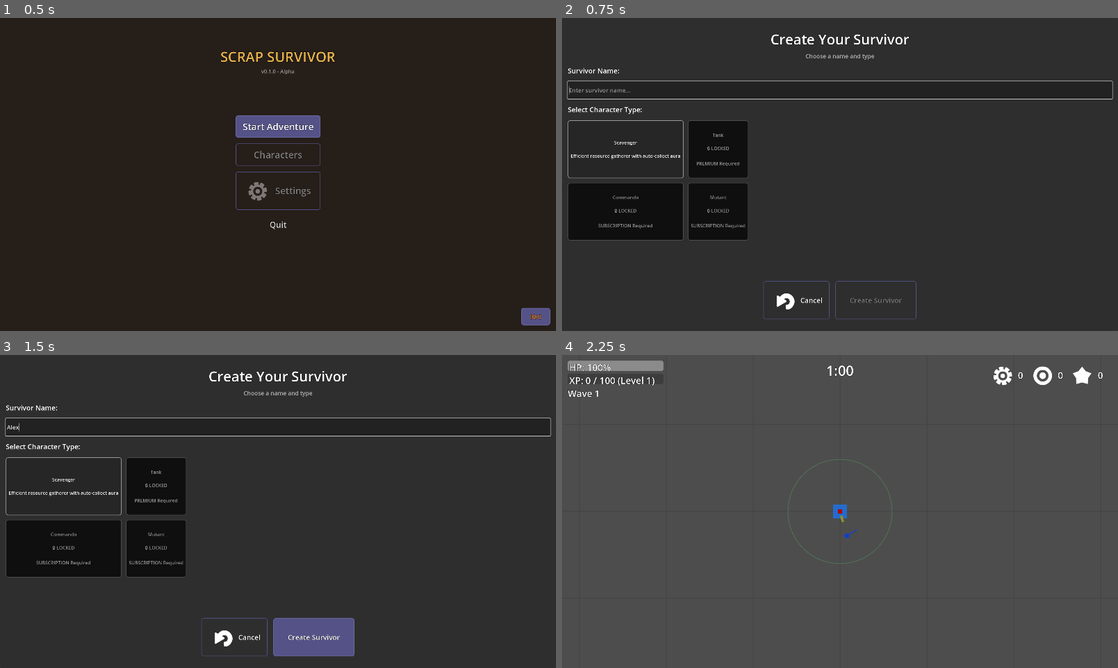
Above: before the commit, frames 1-4 (two rows, left to right).
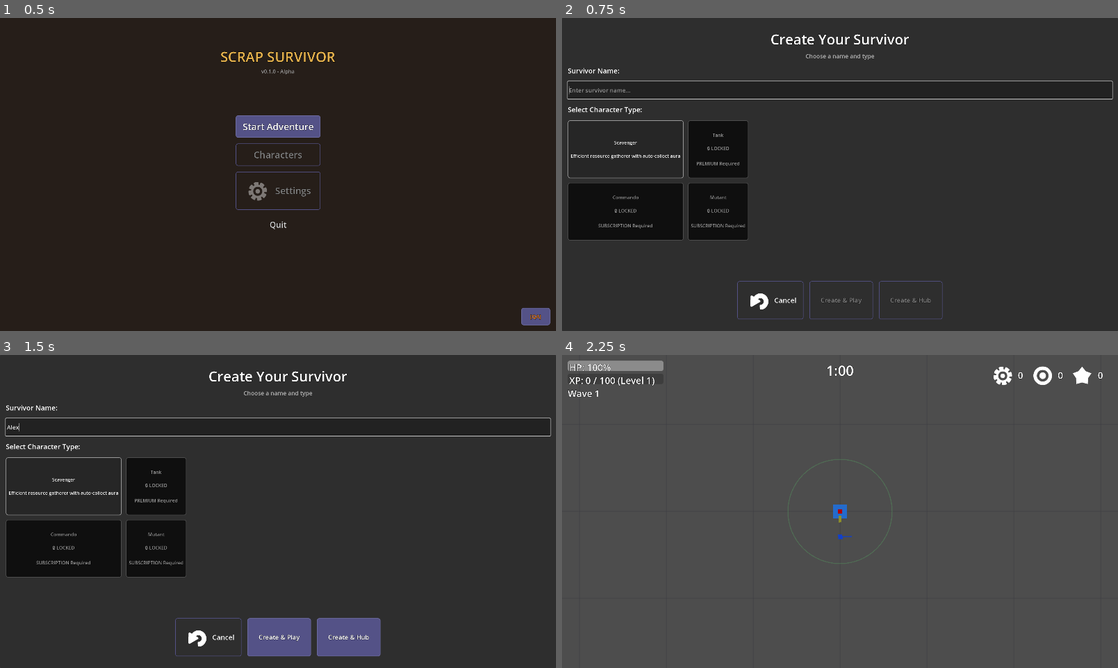
Above: after the commit, the same moments.

Repository: alanjayspector/scrap-survivor-godot
Game: Godot game, scene res://scenes/hub/scrapyard.tscn
The game is run twice, just before and just after one commit, with the same random seed, the same clock (stepped at 60 frames per second) and the same inputs. Sound files missing from this copy of the repository are replaced by a short silence.
Inputs (mouse positions are in pixels of both pictures, inside the frame that each line leads up to):
- Up to frame 1 (0.5 s): no input
- Up to frame 2 (0.75 s): click "Start Adventure" at 0.5 s
- Up to frame 3 (1.5 s): click (278, 426) at 1.27 s; type "Alex" at 1.35 s
- Up to frame 4 (2.25 s): click "Create Survivor" (after the commit: "Create & Play") at 2 s

Frame 1 is identical in both runs. In frame 2, 0.6% of the frame differs, in the area x 31-69%, y 84-97%; in frame 3, 1.7%; in frame 4, less than 0.1%.

Commit message:
fix(ui): resolve iOS SIGKILL crash in CharacterDetailsPanel
Root Cause:
- CharacterDetailsPanel/MarginContainer used layout_mode=1 (anchor-based)
- Parent Panel uses layout_mode=2 (container-based)
- iOS strictly validates layout constraints
- Detected unsolvable constraint conflict → SIGKILL (no error message)

Fix:
- Convert MarginContainer to layout_mode=2 (container-compatible)
- Remove anchor_preset, anchor_*, grow_* properties
- Now compatible with parent Panel and MobileModal VBoxContainer

QA Improvement:
- Add "Create & Hub" button to character creation screen
- Allows testing character roster/details without playing wave
- Shortens QA loop from ~2 minutes to ~10 seconds

Investigation:
- Expert panel investigation (evidence-based debugging)
- Found via scene file analysis after 6th QA failure
- Similar to cb28f84 fix but for child node, not parent

🤖 Generated with [Claude Code](https://claude.com/claude-code)

Co-Authored-By: Claude <noreply@anthropic.com>

Diff:
--- a/scenes/ui/character_creation.tscn
+++ b/scenes/ui/character_creation.tscn
@@ -99,9 +99,15 @@
 text = "Cancel"
 
 [node name="CreateButton" type="Button" parent="MarginContainer/VBoxContainer/ButtonsContainer"]
-custom_minimum_size = Vector2(280, 60)
+custom_minimum_size = Vector2(220, 60)
 layout_mode = 2
-theme_override_font_sizes/font_size = 24
-text = "Create Survivor"
+theme_override_font_sizes/font_size = 22
+text = "Create & Play"
+
+[node name="CreateHubButton" type="Button" parent="MarginContainer/VBoxContainer/ButtonsContainer"]
+custom_minimum_size = Vector2(220, 60)
+layout_mode = 2
+theme_override_font_sizes/font_size = 22
+text = "Create & Hub"
 
 [node name="AudioStreamPlayer" type="AudioStreamPlayer" parent="."]
--- a/scenes/ui/character_details_panel.tscn
+++ b/scenes/ui/character_details_panel.tscn
@@ -12,12 +12,7 @@
 script = ExtResource("1_details")
 
 [node name="MarginContainer" type="MarginContainer" parent="."]
-layout_mode = 1
-anchors_preset = 15
-anchor_right = 1.0
-anchor_bottom = 1.0
-grow_horizontal = 2
-grow_vertical = 2
+layout_mode = 2
 theme_override_constants/margin_left = 20
 theme_override_constants/margin_top = 20
 theme_override_constants/margin_right = 20
--- a/scripts/ui/character_creation.gd
+++ b/scripts/ui/character_creation.gd
@@ -15,6 +15,8 @@
 @onready
 var character_type_cards: GridContainer = $MarginContainer/VBoxContainer/CreationContainer/CharacterTypeCards
 @onready var create_button: Button = $MarginContainer/VBoxContainer/ButtonsContainer/CreateButton
+@onready
+var create_hub_button: Button = $MarginContainer/VBoxContainer/ButtonsContainer/CreateHubButton
 @onready var back_button: Button = $MarginContainer/VBoxContainer/ButtonsContainer/BackButton
 @onready var audio_player: AudioStreamPlayer = $AudioStreamPlayer
 
@@ -59,6 +61,7 @@
 
 	# Add button animations (Week16: ButtonAnimation component)
 	THEME_HELPER.add_button_animation(create_button)
+	THEME_HELPER.add_button_animation(create_hub_button)
 	THEME_HELPER.add_button_animation(back_button)
 
 	# Track analytics
@@ -252,10 +255,12 @@
 func _connect_signals() -> void:
 	"""Connect button signals"""
 	create_button.pressed.connect(_on_create_pressed)
+	create_hub_button.pressed.connect(_on_create_hub_pressed)
 	back_button.pressed.connect(_on_back_pressed)
 
 	# Apply button styling
 	THEME_HELPER.apply_button_style(create_button, THEME_HELPER.ButtonStyle.PRIMARY)
+	THEME_HELPER.apply_button_style(create_hub_button, THEME_HELPER.ButtonStyle.PRIMARY)
 	THEME_HELPER.apply_button_style(back_button, THEME_HELPER.ButtonStyle.SECONDARY)
 
 	# Apply button icons
@@ -278,12 +283,16 @@
 	var is_valid = name.length() >= MIN_NAME_LENGTH and name.length() <= MAX_NAME_LENGTH
 
 	create_button.disabled = not is_valid
+	create_hub_button.disabled = not is_valid
 
 	# Show helpful tooltip for invalid names
 	if name_input.text.length() > 0 and name.length() < MIN_NAME_LENGTH:
-		create_button.tooltip_text = "Name must be at least %d characters" % MIN_NAME_LENGTH
+		var tooltip = "Name must be at least %d characters" % MIN_NAME_LENGTH
+		create_button.tooltip_text = tooltip
+		create_hub_button.tooltip_text = tooltip
 	else:
 		create_button.tooltip_text = ""
+		create_hub_button.tooltip_text = ""
 
 
 func _on_type_card_pressed(character_type: String) -> void:
@@ -375,6 +384,92 @@
 	else:
 		# Re-enable button on creation failure
 		create_button.disabled = false
+		_play_sound(ERROR_SOUND)
+		GameLogger.error(
+			"[CharacterCreation] Failed to create character",
+			{"name": name, "type": selected_character_type}
+		)
+
+		# Show error dialog to user
+		_show_creation_error_dialog()
+
+
+func _on_create_hub_pressed() -> void:
+	"""Handle Create & Hub button - create character and go to hub (QA shortcut)"""
+	# Debounce: Disable buttons immediately to prevent double-tap
+	create_button.disabled = true
+	create_hub_button.disabled = true
+
+	var name = name_input.text.strip_edges()
+
+	GameLogger.info(
+		"[CharacterCreation] Create & Hub button pressed (QA shortcut)",
+		{"name": name, "type": selected_character_type}
+	)
+
+	# Validate name
+	if name.length() < MIN_NAME_LENGTH:
+		# Re-enable buttons on validation failure
+		create_button.disabled = false
+		create_hub_button.disabled = false
+		_play_sound(ERROR_SOUND)
+		GameLogger.warning(
+			"[CharacterCreation] Name too short", {"name": name, "length": name.length()}
+		)
+		return
+
+	# Check slot limits
+	var character_count = CharacterService.get_character_count()
+	var slot_limit = CharacterService.get_character_slot_limit()
+
+	if character_count >= slot_limit:
+		# Re-enable buttons on slot limit error
+		create_button.disabled = false
+		create_hub_button.disabled = false
+		_play_sound(ERROR_SOUND)
+		_show_slot_limit_error(slot_limit, CharacterService.get_tier())
+		Analytics.track_event(
+			"slot_limit_reached",
+			{"tier": CharacterService.get_tier(), "count": character_count, "limit": slot_limit}
+		)
+		return
+
+	# Create character
+	_play_sound(CHARACTER_SELECT_SOUND)
+
+	var character_id = CharacterService.create_character(name, selected_character_type)
+
+	if not character_id.is_empty():
+		GameLogger.info(
+			"[CharacterCreation] Character created (hub route)",
+			{"character_id": character_id, "name": name, "type": selected_character_type}
+		)
+
+		# Track analytics
+		Analytics.character_created(selected_character_type)
+		Analytics.track_event("character_creation_hub_route", {"type": selected_character_type})
+
+		# Set as active character
+		GameState.set_active_character(character_id)
+
+		# Save immediately
+		var save_success = SaveManager.save_all_services()
+		if not save_success:
+			# Re-enable buttons on save failure
+			create_button.disabled = false
+			create_hub_button.disabled = false
+			GameLogger.error("[CharacterCreation] Failed to save character")
+			_show_save_error_dialog()
+			return
+
+		GameLogger.info("[CharacterCreation] Character saved, going to hub (QA shortcut)")
+
+		# Go to hub instead of wasteland (QA shortcut)
+		get_tree().change_scene_to_file("res://scenes/hub/scrapyard.tscn")
+	else:
+		# Re-enable buttons on creation failure
+		create_button.disabled = false
+		create_hub_button.disabled = false
 		_play_sound(ERROR_SOUND)
 		GameLogger.error(
 			"[CharacterCreation] Failed to create character",
